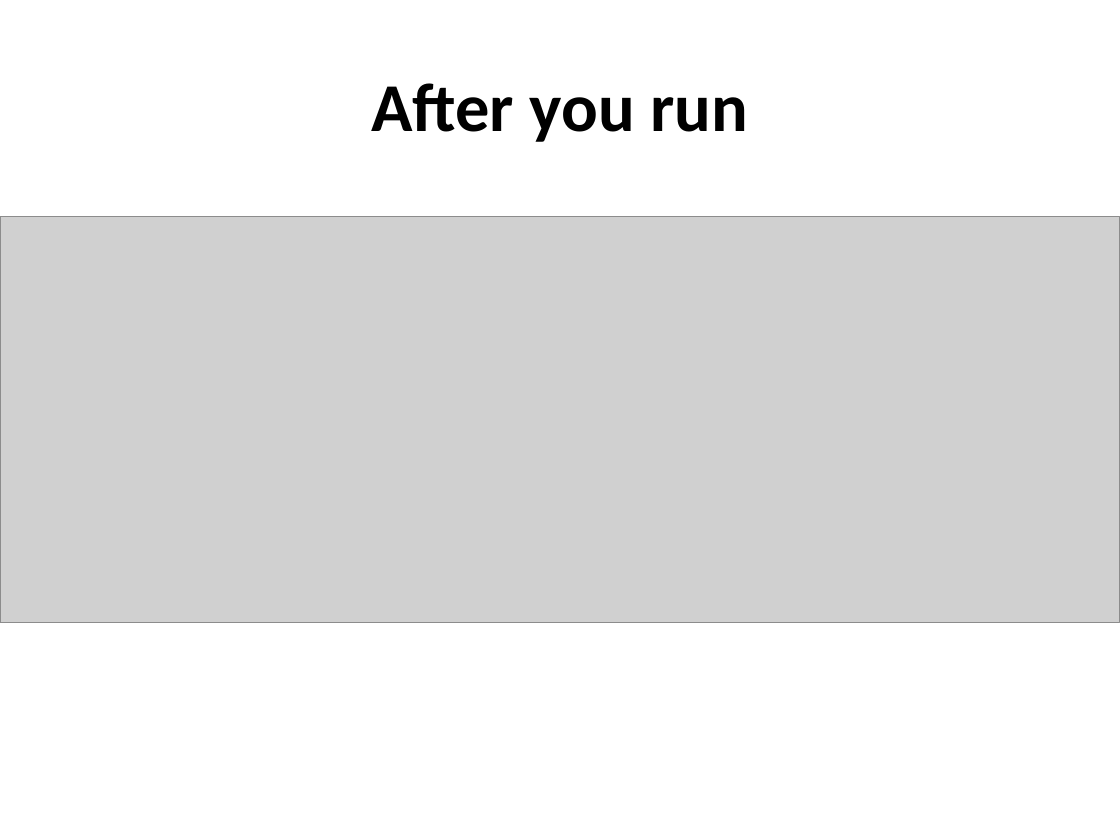
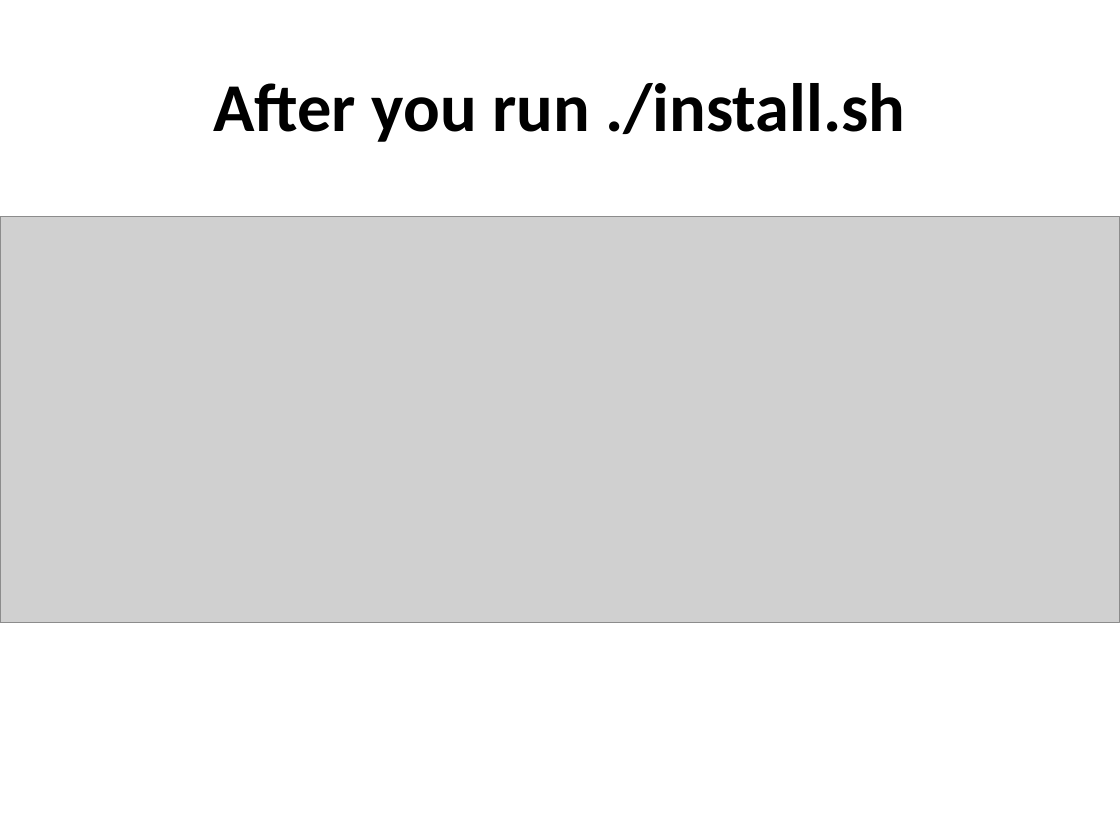
Before and after one commit to afnog/afnog.github.io, a slide deck: slide 2 of sse/postfix/mailfilter-pt2.pptx. Drawn at 1120x840 pixels with LibreOffice and Linux fonts; fonts in the diff are those of the drawing; grey boxes stand for pictures. Boxes give left, top, right and bottom in pixels: in the first picture for what was removed or moved away, otherwise in the second. Text is boxed around its words. In the diff, an @@ line names an element or a change of style, - is before the commit and + after.

```diff
--- a/sse/postfix/mailfilter-pt2.pptx
+++ b/sse/postfix/mailfilter-pt2.pptx
@@ title at [213, 83, 905, 142]: text changed @@
-After you run
+After you run ./install.sh
```
Also in this commit, not shown: 1 other slide changed, 4 other files.
